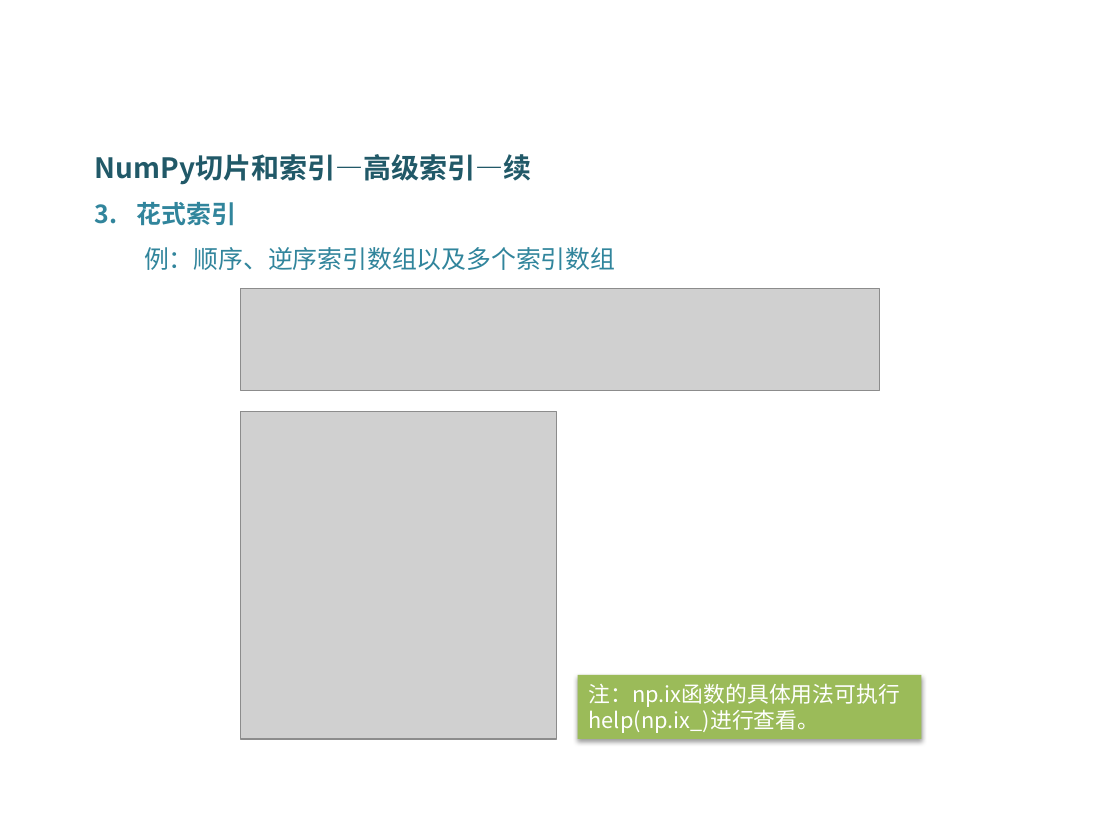
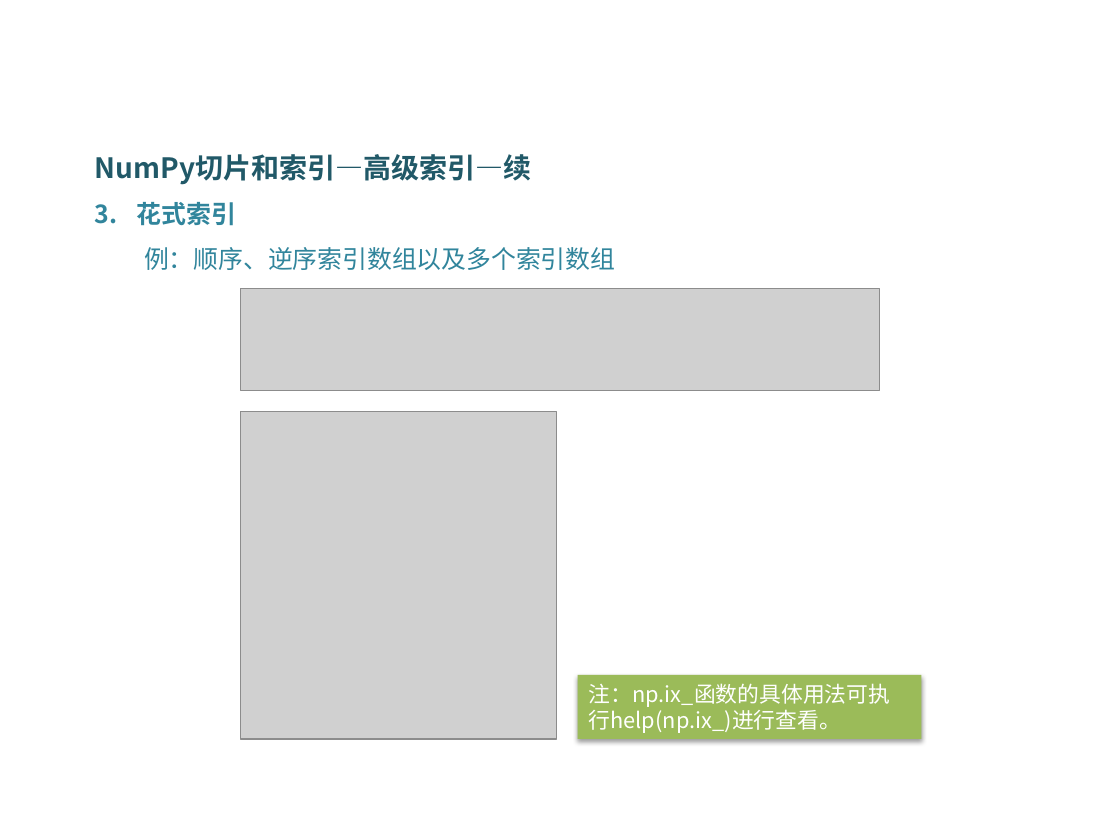
Before and after one commit to DataScienceCoding/Python-Data-Analysis, a slide deck: slide 31 of Python-Data-Analysis.pptx. Drawn at 1120x840 pixels with LibreOffice and Linux fonts; fonts in the diff are those of the drawing; grey boxes stand for pictures; background and template pictures are left out. Boxes give left, top, right and bottom in pixels: in the first picture for what was removed or moved away, otherwise in the second. Text is boxed around its words. In the diff, an @@ line names an element or a change of style, - is before the commit and + after.

```diff
--- a/Python-Data-Analysis.pptx
+++ b/Python-Data-Analysis.pptx
@@ text in rectangle at [589, 683, 891, 733]: text changed @@
-注：np.ix函数的具体用法可执行help(np.ix_)进行查看。
+注：np.ix_函数的具体用法可执行help(np.ix_)进行查看。
```
Also in this commit, not shown: 5 other slides changed, 21 slides added, 11 other files.
